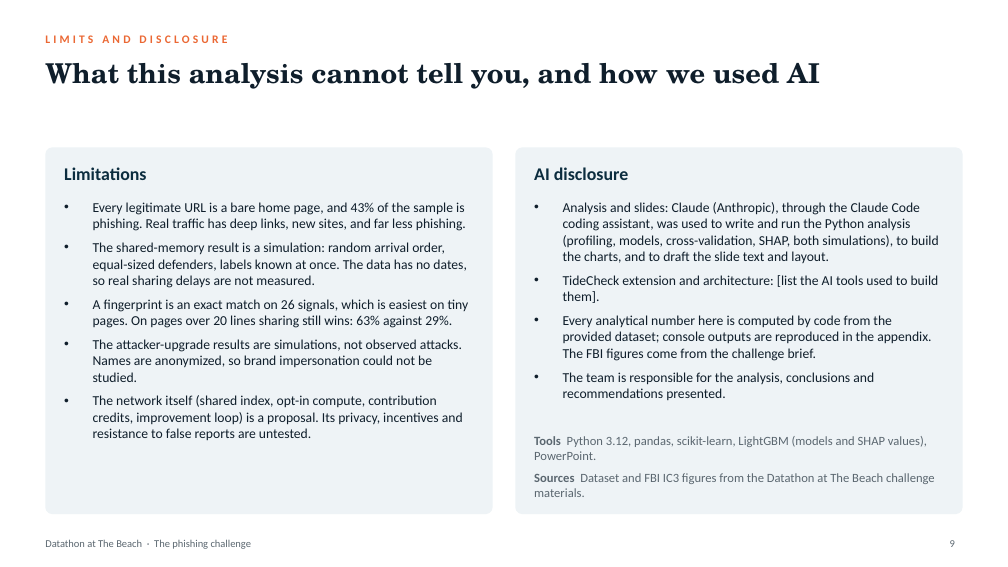
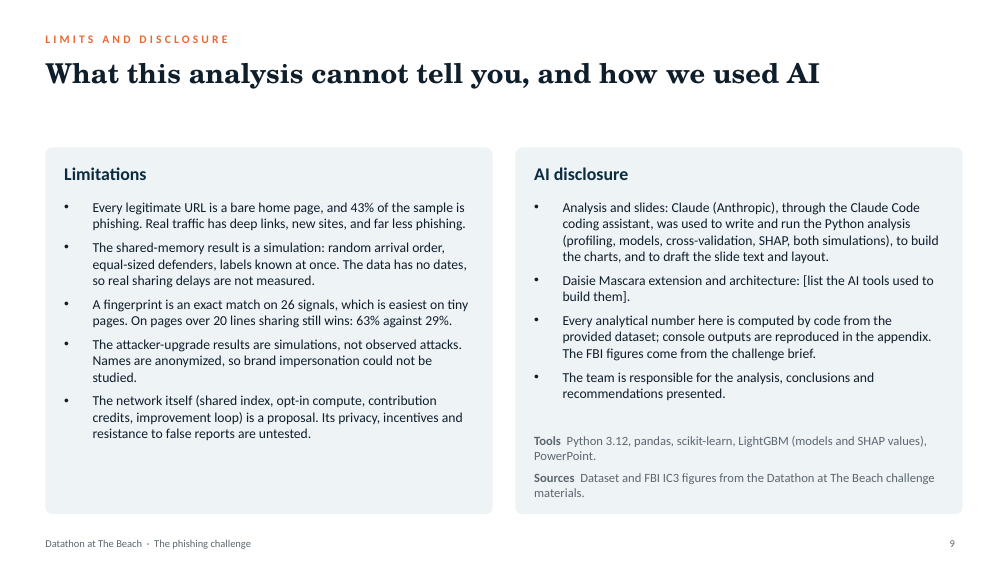
Before and after one commit to Kittybri/Daisie-s-Mascara, a slide deck: slide 9 of claude/Phishing_Datathon_Deck_v2_Collective_Defense.pptx. Drawn at 1008x567 pixels with LibreOffice and Linux fonts; fonts in the diff are those of the drawing. Boxes give left, top, right and bottom in pixels: in the first picture for what was removed or moved away, otherwise in the second. Text is boxed around its words. In the diff, an @@ line names an element or a change of style, - is before the commit and + after.

```diff
--- a/claude/Phishing_Datathon_Deck_v2_Collective_Defense.pptx
+++ b/claude/Phishing_Datathon_Deck_v2_Collective_Defense.pptx
@@ text at [563,275,934,303]: text changed @@
-• TideCheck extension and architecture: [list the AI tools used to build them].
+• Daisie Mascara extension and architecture: [list the AI tools used to build them].
```
Also in this commit, not shown: 1 other slide changed, 2 other files.
